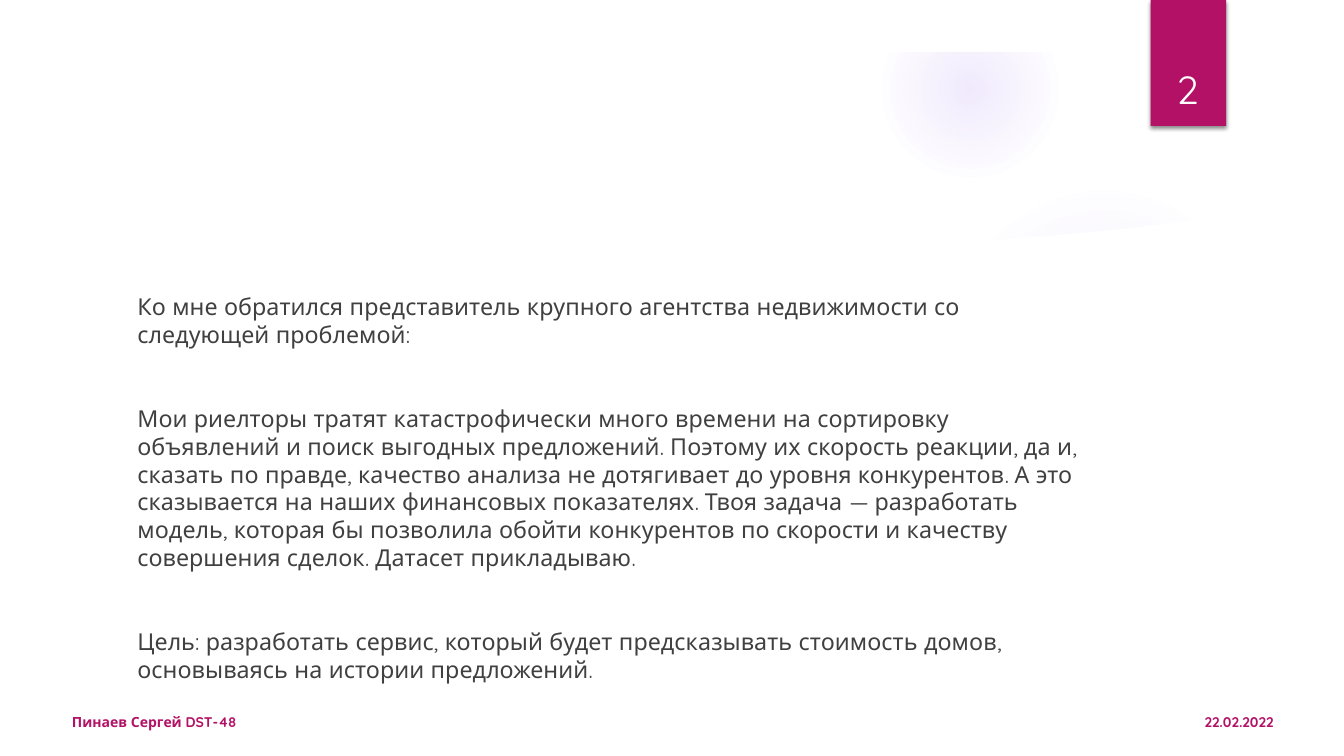
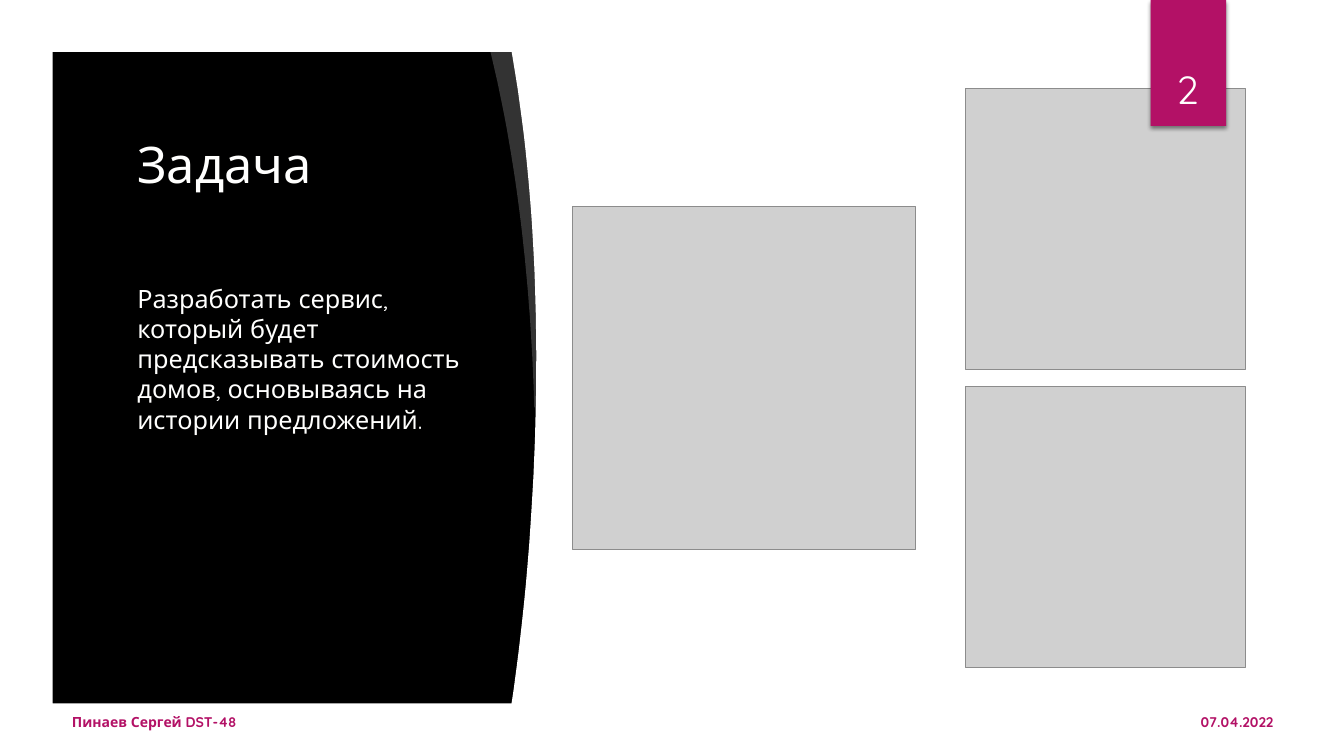
Before and after one commit to binom1982/skillfactory, a slide deck: slide 2 of finale_project/presentation.pptx. Drawn at 1344x756 pixels with LibreOffice and Linux fonts; fonts in the diff are those of the drawing; grey boxes stand for pictures; background and template pictures are left out. Boxes give left, top, right and bottom in pixels: in the first picture for what was removed or moved away, otherwise in the second. Text is boxed around its words. In the diff, an @@ line names an element or a change of style, - is before the commit and + after.

```diff
--- a/finale_project/presentation.pptx
+++ b/finale_project/presentation.pptx
@@ freeform shape at bbox=[0, 0, 1344, 756]: fill #FFFFFF to #000000 @@
@@ freeform shape added at bbox=[0, 0, 1344, 756], fill #FFFFFF @@
@@ rectangle removed at bbox=[1150, 0, 1226, 126] @@
@@ rectangle added at bbox=[1150, 0, 1226, 126], fill #B31166 @@
@@ freeform shape added at bbox=[489, 43, 567, 409], fill #FFFFFF at 20% opacity @@
@@ freeform shape added at bbox=[511, 45, 1298, 712], fill #FFFFFF @@
@@ page number at bbox=[1176, 76, 1198, 104]: text colour #FFFFFF to #FFFFFE; more space between paragraphs @@
@@ picture added at bbox=[966, 89, 1246, 369] @@
@@ title "Задача" at bbox=[137, 146, 311, 193]: text colour #FFFFFF to #FFFFFE @@
@@ freeform shape at bbox=[935, 168, 1302, 278]: fill #FFFFFF at 20% opacity to #000000 at 20% opacity @@
@@ freeform shape at bbox=[50, 206, 1294, 706]: fill #FFFFFF to #000000 @@
@@ picture added at bbox=[573, 207, 917, 551] @@
@@ text at bbox=[137, 288, 459, 435]: text changed; size 16.6 to 18 pt; text colour #404040 to #FFFFFE @@
-Ко мне обратился представитель крупного агентства недвижимости со следующей проблемой:
-Мои риелторы тратят катастрофически много времени на сортировку объявлений и поиск выгодных предложений. Поэтому их скорость реакции, да и, сказать по правде, качество анализа не дотягивает до уровня конкурентов. А это сказывается на наших финансовых показателях. Твоя задача — разработать модель, которая бы позволила обойти конкурентов по скорости и качеству совершения сделок. Датасет прикладываю.
-Цель: разработать сервис, который будет предсказывать стоимость домов, основываясь на истории предложений.
+Разработать сервис, который будет предсказывать стоимость домов, основываясь на истории предложений.
@@ picture added at bbox=[966, 387, 1246, 667] @@
@@ text "Пинаев Сергей DST-48" at bbox=[72, 716, 237, 731]: more space between paragraphs @@
@@ text at bbox=[1201, 717, 1274, 727]: text changed @@
-22.02.2022
+07.04.2022
```
Also in this commit, not shown: 13 other slides changed, 10 slides added, 1 slide removed, 2 other files.
